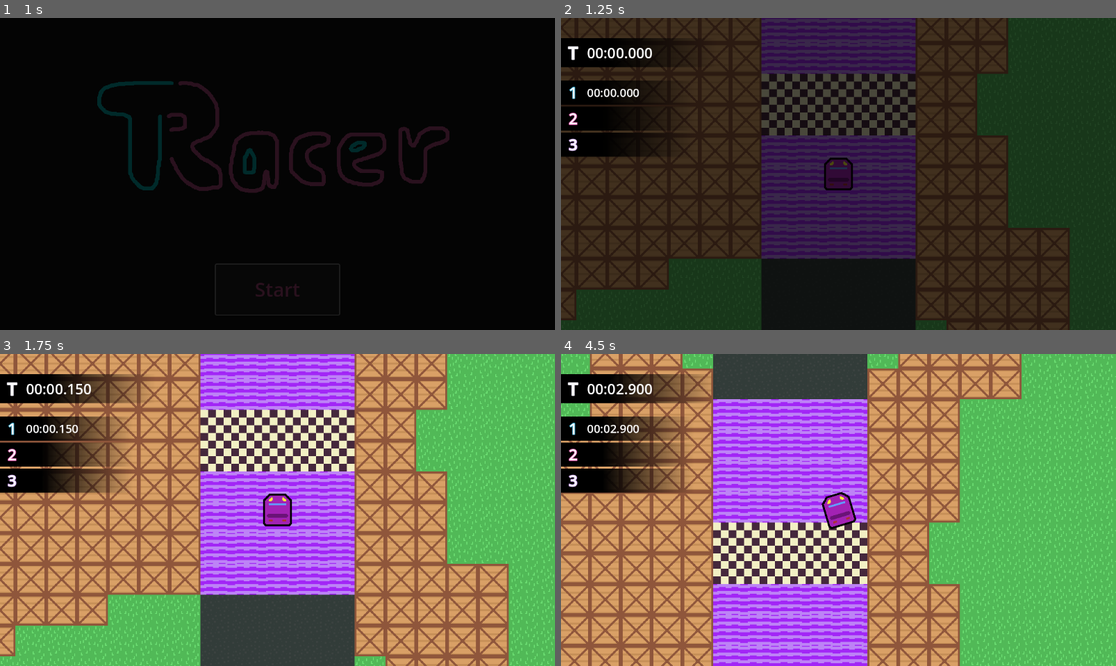
Above: before the commit, frames 1-4 (two rows, left to right).
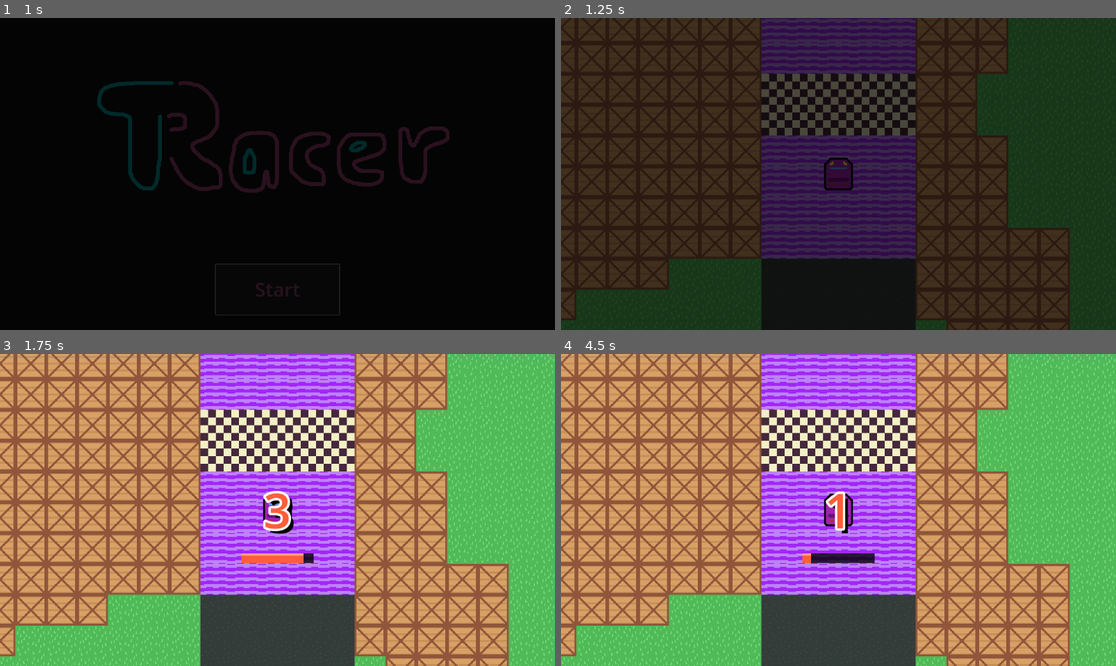
Above: after the commit, the same moments.

Repository: NicoheroesDX/tracer
Game: Godot game, scene res://src/Main.tscn
The game is run twice, just before and just after one commit, with the same random seed, the same clock (stepped at 60 frames per second) and the same inputs.
Inputs:
- Up to frame 1 (1 s): click "Start" at 0.5 s
- Up to frame 2 (1.25 s): no input
- Up to frame 3 (1.75 s): hold D (car_steer_right) from 1.28 s (still down)
- Up to frame 4 (4.5 s): release D (car_steer_right) at 2.03 s; hold S (car_reverse) 2.03-2.78 s; hold D (car_steer_right) 2.78-3.53 s; hold W (car_accelerate) 3.53-4.28 s; hold A (car_steer_left) from 4.28 s (still down)

Frame 1 is identical in both runs. In frame 2, 5.6% of the frame differs, in the area x 0-21%, y 6-45%; in frame 3, 8.4%; in frame 4, 74%, in the area x 0-100%, y 0-100%.

Commit message:
Added countdown

Diff:
--- a/src/car/car.gd
+++ b/src/car/car.gd
@@ -8,6 +8,7 @@
 var current_speed: float = 0.0;
 
 var is_in_boost_area: bool = false;
+var is_allowed_to_move: bool = false;
 
 const BOOST_MULTIPLIER = 2.0;
 
@@ -25,6 +26,9 @@
 	var input_direction: float = Input.get_axis("car_steer_left", "car_steer_right");
 	var turn_power: float = HANDLING / 200000;
 
+	if not is_allowed_to_move:
+		input_direction = 0.0;
+
 	if abs(velocity.x) > abs(velocity.y):
 		current_speed = abs(velocity.x)
 	else:
@@ -39,9 +43,9 @@
 	if is_in_boost_area:
 		boost = BOOST_MULTIPLIER;
 
-	if Input.is_action_pressed("car_accelerate"):
+	if is_allowed_to_move and Input.is_action_pressed("car_accelerate"):
 		velocity += direction * ACCELERATION * speed_effect * boost;
-	if Input.is_action_pressed("car_reverse"):
+	if is_allowed_to_move and Input.is_action_pressed("car_reverse"):
 		velocity -= direction * DECELERATION * speed_effect;
 
 	velocity *= RESITANCE;
--- a/src/gui/driving/DrivingInterface.tscn
+++ b/src/gui/driving/DrivingInterface.tscn
@@ -8,6 +8,172 @@
 
 [sub_resource type="GradientTexture1D" id="GradientTexture1D_inayc"]
 gradient = SubResource("Gradient_47t6m")
+
+[sub_resource type="StyleBoxFlat" id="StyleBoxFlat_inayc"]
+bg_color = Color(0, 0, 0, 0.796078)
+
+[sub_resource type="StyleBoxFlat" id="StyleBoxFlat_b6iiy"]
+bg_color = Color(1, 0.368627, 0.219608, 1)
+border_width_top = 5
+border_color = Color(0.988105, 0.612676, 0.505791, 1)
+
+[sub_resource type="Animation" id="Animation_wl5oh"]
+resource_name = "countdown"
+length = 5.0
+step = 0.5
+tracks/0/type = "value"
+tracks/0/imported = false
+tracks/0/enabled = true
+tracks/0/path = NodePath("Center/Countdown:text")
+tracks/0/interp = 1
+tracks/0/loop_wrap = true
+tracks/0/keys = {
+"times": PackedFloat32Array(0, 1, 2, 3.03333),
+"transitions": PackedFloat32Array(1, 1, 1, 1),
+"update": 1,
+"values": ["3", "2", "1", "GO!"]
+}
+tracks/1/type = "value"
+tracks/1/imported = false
+tracks/1/enabled = true
+tracks/1/path = NodePath("Center/Margin/CountdownProgress:value")
+tracks/1/interp = 1
+tracks/1/loop_wrap = true
+tracks/1/keys = {
+"times": PackedFloat32Array(0, 0.966667, 1, 1.96667, 2, 3, 3.03333),
+"transitions": PackedFloat32Array(1, 1, 1, 1, 1, 1, 1),
+"update": 0,
+"values": [100.0, 0.0, 100.0, 0.0, 100.0, 0.0, 100.0]
+}
+tracks/2/type = "value"
+tracks/2/imported = false
+tracks/2/enabled = true
+tracks/2/path = NodePath("Center/Margin/CountdownProgress:visible")
+tracks/2/interp = 1
+tracks/2/loop_wrap = true
+tracks/2/keys = {
+"times": PackedFloat32Array(0, 3, 4),
+"transitions": PackedFloat32Array(1, 1, 1),
+"update": 1,
+"values": [true, true, false]
+}
+tracks/3/type = "value"
+tracks/3/imported = false
+tracks/3/enabled = true
+tracks/3/path = NodePath("Center/Countdown:modulate")
+tracks/3/interp = 1
+tracks/3/loop_wrap = true
+tracks/3/keys = {
+"times": PackedFloat32Array(0, 3.5, 4),
+"transitions": PackedFloat32Array(1, 1, 1),
+"update": 0,
+"values": [Color(1, 1, 1, 1), Color(1, 1, 1, 1), Color(1, 1, 1, 0)]
+}
+tracks/4/type = "value"
+tracks/4/imported = false
+tracks/4/enabled = true
+tracks/4/path = NodePath("Center/Margin/CountdownProgress:modulate")
+tracks/4/interp = 1
+tracks/4/loop_wrap = true
+tracks/4/keys = {
+"times": PackedFloat32Array(0, 3.5, 4),
+"transitions": PackedFloat32Array(1, 1, 1),
+"update": 0,
+"values": [Color(1, 1, 1, 1), Color(1, 1, 1, 1), Color(1, 1, 1, 0)]
+}
+tracks/5/type = "value"
+tracks/5/imported = false
+tracks/5/enabled = true
+tracks/5/path = NodePath("Center/Countdown:visible")
+tracks/5/interp = 1
+tracks/5/loop_wrap = true
+tracks/5/keys = {
+"times": PackedFloat32Array(0, 3, 4),
+"transitions": PackedFloat32Array(1, 1, 1),
+"update": 1,
+"values": [true, true, false]
+}
+
+[sub_resource type="Animation" id="Animation_ndpky"]
+length = 0.001
+tracks/0/type = "value"
+tracks/0/imported = false
+tracks/0/enabled = true
+tracks/0/path = NodePath("Center/Countdown:text")
+tracks/0/interp = 1
+tracks/0/loop_wrap = true
+tracks/0/keys = {
+"times": PackedFloat32Array(0),
+"transitions": PackedFloat32Array(1),
+"update": 1,
+"values": ["GO!"]
+}
+tracks/1/type = "value"
+tracks/1/imported = false
+tracks/1/enabled = true
+tracks/1/path = NodePath("Center/Margin/CountdownProgress:value")
+tracks/1/interp = 1
+tracks/1/loop_wrap = true
+tracks/1/keys = {
+"times": PackedFloat32Array(0),
+"transitions": PackedFloat32Array(1),
+"update": 0,
+"values": [0.0]
+}
+tracks/2/type = "value"
+tracks/2/imported = false
+tracks/2/enabled = true
+tracks/2/path = NodePath("Center/Margin/CountdownProgress:visible")
+tracks/2/interp = 1
+tracks/2/loop_wrap = true
+tracks/2/keys = {
+"times": PackedFloat32Array(0),
+"transitions": PackedFloat32Array(1),
+"update": 1,
+"values": [true]
+}
+tracks/3/type = "value"
+tracks/3/imported = false
+tracks/3/enabled = true
+tracks/3/path = NodePath("Center/Countdown:modulate")
+tracks/3/interp = 1
+tracks/3/loop_wrap = true
+tracks/3/keys = {
+"times": PackedFloat32Array(0),
+"transitions": PackedFloat32Array(1),
+"update": 0,
+"values": [Color(1, 1, 1, 1)]
+}
+tracks/4/type = "value"
+tracks/4/imported = false
+tracks/4/enabled = true
+tracks/4/path = NodePath("Center/Margin/CountdownProgress:modulate")
+tracks/4/interp = 1
+tracks/4/loop_wrap = true
+tracks/4/keys = {
+"times": PackedFloat32Array(0),
+"transitions": PackedFloat32Array(1),
+"update": 0,
+"values": [Color(1, 1, 1, 1)]
+}
+tracks/5/type = "value"
+tracks/5/imported = false
+tracks/5/enabled = true
+tracks/5/path = NodePath("Center/Countdown:visible")
+tracks/5/interp = 1
+tracks/5/loop_wrap = true
+tracks/5/keys = {
+"times": PackedFloat32Array(0),
+"transitions": PackedFloat32Array(1),
+"update": 1,
+"values": [true]
+}
+
+[sub_resource type="AnimationLibrary" id="AnimationLibrary_aop6t"]
+_data = {
+&"RESET": SubResource("Animation_ndpky"),
+&"countdown": SubResource("Animation_wl5oh")
+}
 
 [node name="DrivingInterface" type="CanvasLayer"]
 script = ExtResource("1_inayc")
@@ -181,3 +347,37 @@
 [node name="BottomRight" type="VBoxContainer" parent="Grid"]
 custom_minimum_size = Vector2(648, 280)
 layout_mode = 2
+
+[node name="Center" type="CenterContainer" parent="."]
+offset_right = 1152.0
+offset_bottom = 648.0
+
+[node name="Countdown" type="Label" parent="Center"]
+layout_mode = 2
+theme_override_colors/font_color = Color(1, 0.368627, 0.219608, 1)
+theme_override_colors/font_shadow_color = Color(0, 0, 0, 1)
+theme_override_colors/font_outline_color = Color(1, 1, 1, 1)
+theme_override_constants/shadow_offset_x = 10
+theme_override_constants/shadow_offset_y = 10
+theme_override_constants/outline_size = 20
+theme_override_font_sizes/font_size = 100
+text = "GO!"
+horizontal_alignment = 1
+vertical_alignment = 1
+
+[node name="Margin" type="MarginContainer" parent="Center"]
+custom_minimum_size = Vector2(150, 0)
+layout_mode = 2
+theme_override_constants/margin_top = 200
+
+[node name="CountdownProgress" type="ProgressBar" parent="Center/Margin"]
+custom_minimum_size = Vector2(0, 20)
+layout_mode = 2
+theme_override_styles/background = SubResource("StyleBoxFlat_inayc")
+theme_override_styles/fill = SubResource("StyleBoxFlat_b6iiy")
+show_percentage = false
+
+[node name="AnimationPlayer" type="AnimationPlayer" parent="."]
+libraries = {
+&"": SubResource("AnimationLibrary_aop6t")
+}
--- a/src/gui/driving/drivingInterface.gd
+++ b/src/gui/driving/drivingInterface.gd
@@ -1,11 +1,18 @@
 class_name DrivingInterface;
 extends CanvasLayer;
+
+@onready var grid: GridContainer = $Grid;
 
 @onready var race_time: Label = %TimeCount;
 
 @onready var lap_1_time: Label = %Lap1Time;
 @onready var lap_2_time: Label = %Lap2Time;
 @onready var lap_3_time: Label = %Lap3Time;
+
+@onready var countdown: Label = $Center/Countdown;
+@onready var countdown_progress: ProgressBar = $Center/Margin/CountdownProgress;
+
+@onready var animation: AnimationPlayer = $AnimationPlayer;
 
 var is_race_frozen: bool = false;
 
@@ -14,8 +21,22 @@
 var is_lap_3_frozen: bool = false;
 
 func _ready() -> void:
+	toggle_side_ui(false);
 	lap_2_time.hide();
 	lap_3_time.hide();
+
+	countdown.hide();
+	countdown_progress.hide();
+
+func toggle_side_ui(is_visible: bool):
+	if (is_visible):
+		grid.show();
+	else:
+		grid.hide();
+
+
+func start_countdown():
+	animation.play("countdown");
 
 func update_race_time(text: String):
 	if not is_race_frozen:
--- a/src/track/Track.tscn
+++ b/src/track/Track.tscn
@@ -76,8 +76,13 @@
 
 [node name="DrivingInterface" parent="." instance=ExtResource("7_3twuj")]
 
+[node name="CountdownTimer" type="Timer" parent="."]
+wait_time = 3.0
+one_shot = true
+
 [connection signal="body_entered" from="ChargeZone" to="." method="_on_charge_zone_body_entered"]
 [connection signal="body_exited" from="ChargeZone" to="." method="_on_charge_zone_body_exited"]
+[connection signal="timeout" from="CountdownTimer" to="." method="_on_countdown_timer_timeout"]
 
 [editable path="FinishLine"]
 [editable path="CheckPoints/Checkpoint01"]
--- a/src/track/track.gd
+++ b/src/track/track.gd
@@ -11,6 +11,8 @@
 @onready var trail_boost_area: BoostArea = $BoostArea;
 
 @onready var gui: DrivingInterface = $DrivingInterface;
+
+@onready var countdown_delay: Timer = $CountdownTimer;
 
 var is_race_started: bool = false
 var is_race_over: bool = false
@@ -36,13 +38,18 @@
 		checkpoint_amount += 1;
 		checkpoint.player_crossed.connect(on_player_crossed_checkpoint);
 
-	Global.transition_complete.connect(start_race);
+	Global.transition_complete.connect(start_countdown);
 
 func _process(delta: float) -> void:
 	update_camera_position();
 	update_lap_time();
 
 func _physics_process(delta: float) -> void:
+	if (is_race_started and not is_race_over):
+		player.is_allowed_to_move = true;
+	else:
+		player.is_allowed_to_move = false;
+
 	player.is_in_boost_area = false;
 
 	if trail_boost_area.is_active:
@@ -56,6 +63,10 @@
 		set_current_lap_time(current_time_msec - current_lap_start_msec);
 		gui.update_race_time(DrivingInterface.format_time(get_race_time()));
 		gui.update_time(current_lap, DrivingInterface.format_time(get_current_lap_time()));
+
+func start_countdown():
+	countdown_delay.start();
+	gui.start_countdown();
 
 func start_race() -> void:
 	is_race_started = true;
@@ -125,3 +136,8 @@
 				trail_first.is_emitting = true;
 			2:
 				trail_second.is_emitting = true;
+
+func _on_countdown_timer_timeout() -> void:
+	current_lap_start_msec = Time.get_ticks_msec();
+	is_race_started = true;
+	gui.toggle_side_ui(true);
Not shown: 1 places in src/gui/driving/DrivingInterface.tscn that only renumber resources
